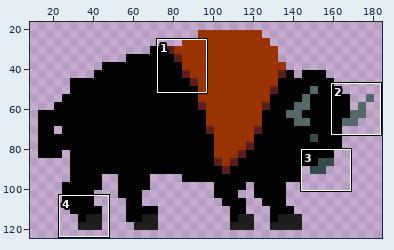
Two versions of one sprite sheet, public/img/buffalo.png. The picture above shows the old version from afar; the outline marks the close-up.
Close-up. Before the commit:
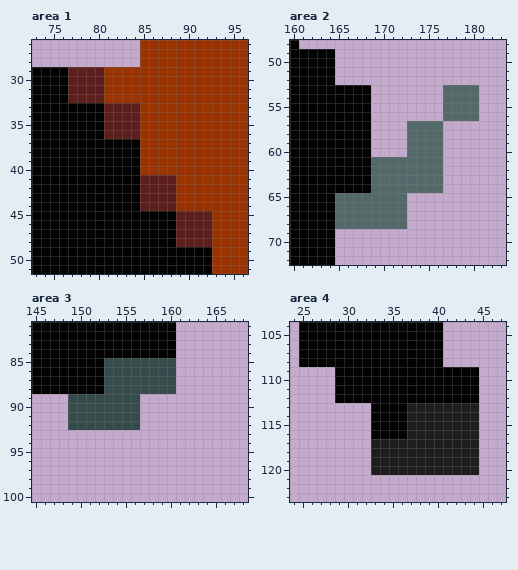
The file is 187x145 pixels. Colours within 5 levels of each other are drawn and written as one. Shown: area 1: x 73..96, y 26..51; area 2: x 160..183, y 48..72; area 3: x 145..168, y 81..100; area 4: x 24..47, y 104..123. The wide view leaves out empty margins. The commit also changed other parts of the picture, which this record leaves out.
Once edited:
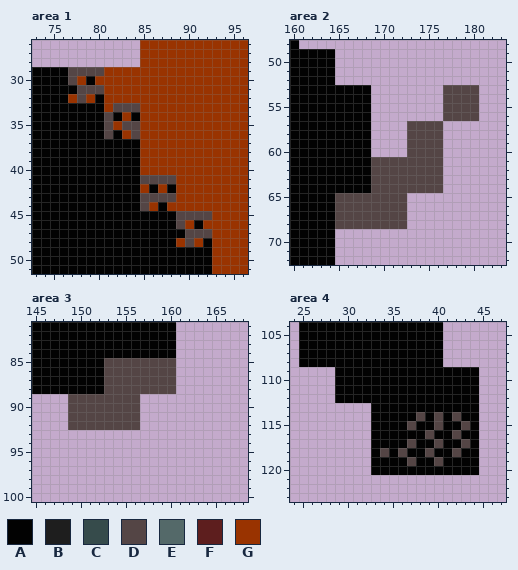
Palette (. is transparent): A #020202  B #1e1e1e  C #364b4b  D #544545  E #546969  F #5d1e1e  G #993300
Changes in this commit:
Area 1:
y 29: x 77..80 FFFF -> DDDD
y 30: x 77..80 FFFF -> DGAG
y 31: x 77..80 FFFF -> ADDD
y 32: x 77..80 FFFF -> GDGA
y 33: x 81..84 FFFF -> GDDD
y 34: x 81..84 FFFF -> DAGA
y 35: x 81..84 FFFF -> DGDD
y 36: x 81..84 FFFF -> DAGD
y 41: x 85..88 FFFF -> DDDD
y 42: x 85..88 FFFF -> GAGA
y 43: x 85..88 FFFF -> DDDD
y 44: x 85..88 FFFF -> DGAG
y 45: x 89..92 FFFF -> DDDD
y 46: x 89..92 FFFF -> DGAG
y 47: x 89..92 FFFF -> ADDD
y 48: x 89..92 FFFF -> GDGA
Area 2:
y 53..56: x 177..180 EEEE -> DDDD
y 57..60: x 173..176 EEEE -> DDDD
y 61..64: x 169..176 EEEEEEEE -> DDDDDDDD
y 65..68: x 165..172 EEEEEEEE -> DDDDDDDD
Area 3:
y 85..88: x 153..160 CCCCCCCC -> DDDDDDDD
y 89..92: x 149..156 CCCCCCCC -> DDDDDDDD
Area 4:
y 113: x 37..44 BBBBBBBB -> AAAAAAAA
y 114: x 37..44 BBBBBBBB -> ADADADAA
y 115: x 37..44 BBBBBBBB -> DAADAADA
y 116: x 37..44 BBBBBBBB -> AADAADAA
y 117: x 33..44 BBBBBBBBBBBB -> AAAADAADAADA
y 118: x 33..44 BBBBBBBBBBBB -> ADADAADAADAA
y 119: x 33..44 BBBBBBBBBBBB -> AAAADAADAAAA
y 120: x 33..44 BBBBBBBBBBBB -> AAAAAAAAAAAA
Pixel boxes of the changes (left, top, right, bottom) in both close-ups:
changed: (68, 67, 140, 139)
changed: (140, 175, 212, 247)
changed: (335, 85, 479, 229)
changed: (68, 358, 176, 430)
changed: (371, 403, 479, 475)
